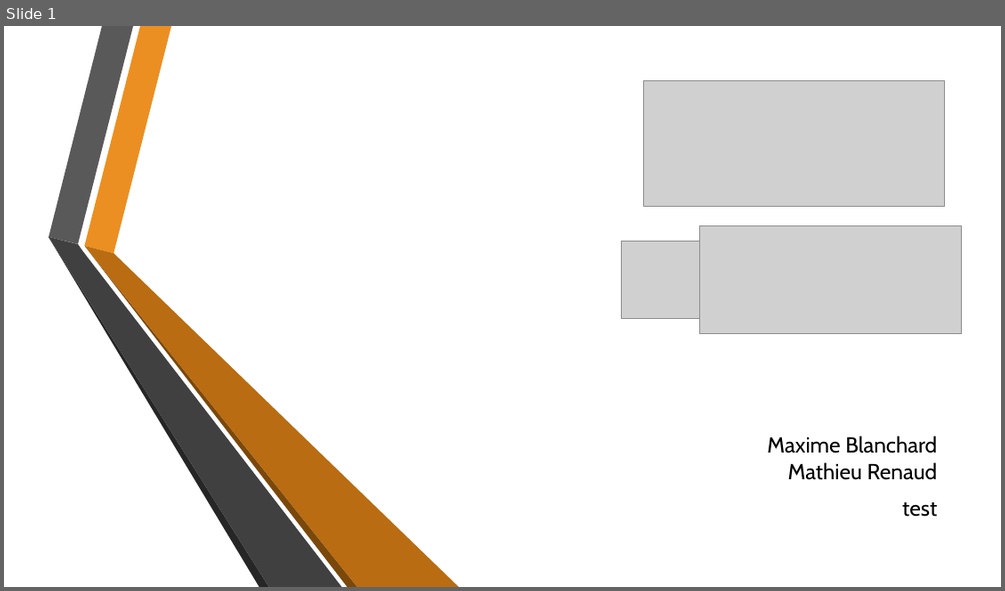
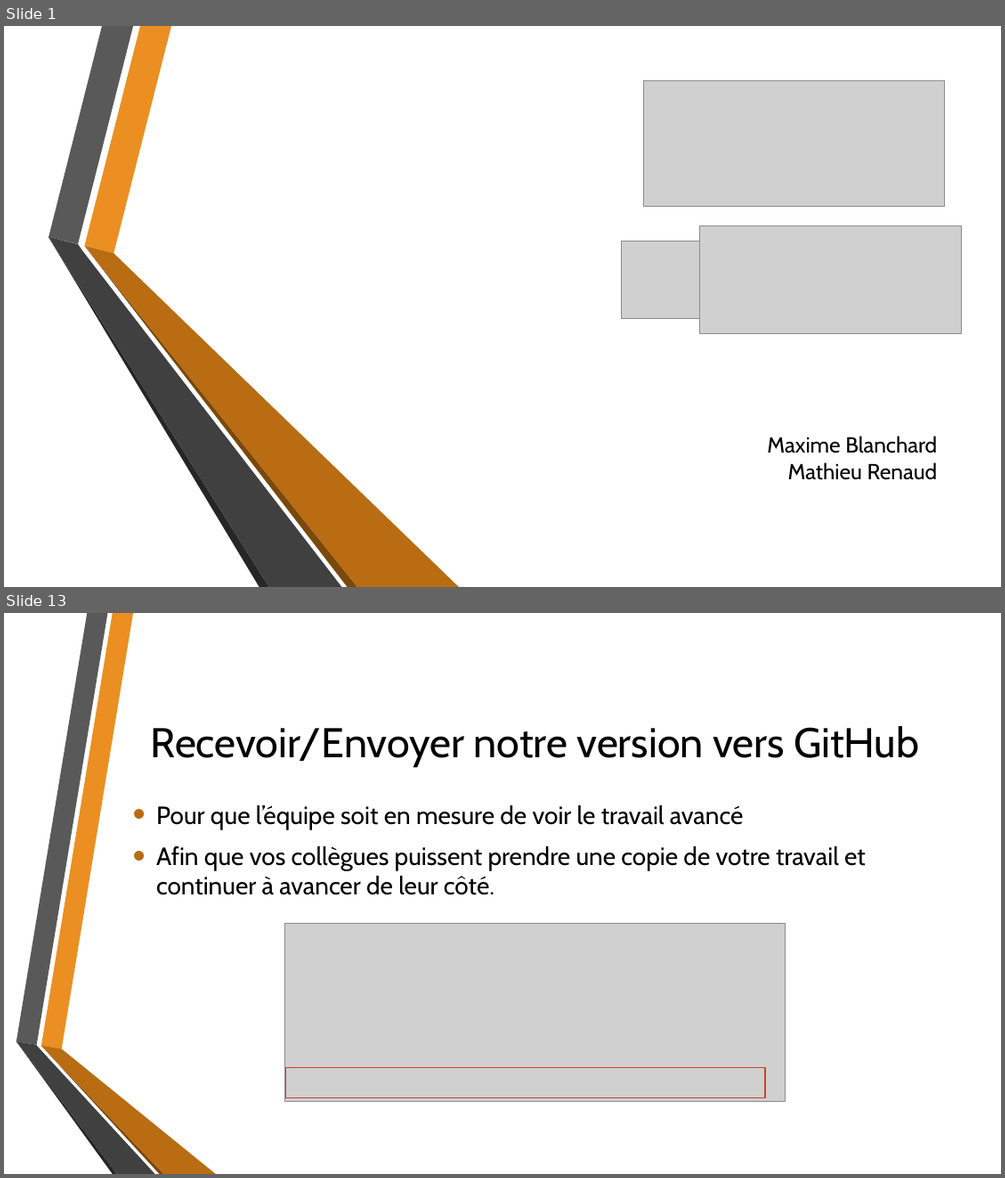
Before and after one commit to MatRenaud/Tptravailinfo, a slide deck: GitPresentation.pptx. Shown one above the other, each under a label of ours: slide 1 before the commit, slides 1 and 13 after it; the slides between them are not shown. The pictures are 1005x591 and 1005x1178 pixels, drawn with LibreOffice and Linux fonts; fonts in the diff are those of the drawing; grey boxes stand for pictures; background and template pictures are left out. Boxes give left, top, right and bottom in pixels: in the first picture for what was removed or moved away, otherwise in the second. Text is boxed around its words. In the diff, an @@ line names an element or a change of style, - is before the commit and + after.

```diff
--- a/GitPresentation.pptx
+++ b/GitPresentation.pptx
@@ slide 13 added at [4, 613, 1001, 1174], background picture (left out) @@
@@ title added at [151, 726, 919, 767], 40 pt, text #000000 @@
+Recevoir/Envoyer notre version vers GitHub
@@ text added at [156, 805, 866, 895], 24 pt, text #000000 @@
+• Pour que l’équipe soit en mesure de voir le travail avancé
+• Afin que vos collègues puissent prendre une copie de votre travail et continuer à avancer de leur côté.
@@ picture added at [284, 923, 785, 1102] @@
@@ group added at [16, 613, 216, 1174]: 6 freeform shapes @@
@@ rectangle added at [286, 1068, 765, 1097], outline #CD4223 1.25 pt @@
@@ slide 1 changed as well @@
@@ subtitle at [902, 502, 937, 516]: paragraph removed @@
-test
```
Also in this commit, not shown: 14 other slides added, 2 other files.
